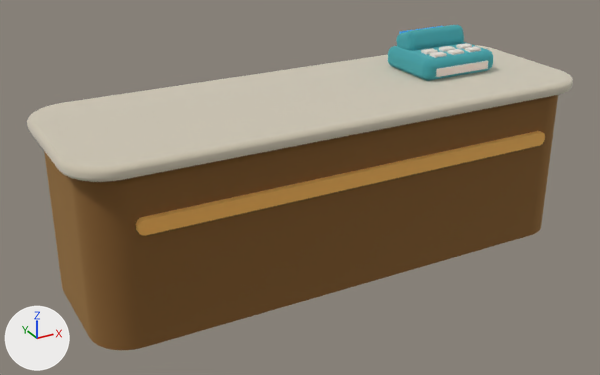
One commit to the glTF model Assets/Models/Counter.glb: the scene before it, then after it.
One viewpoint serves both versions: a 50 mm lens placed at (-1.91, -3.27, 2.01), pointed at (-0.11, -0.01, 0.38). The lights are fixed; the arrows at lower left show +X, +Y and +Z. The older version comes first. Where no turn or scale is listed for an object, it has been applied to the vertices. Vertices at exactly the same position are counted once.

In view in the first picture: 'counterBase', 'counterTop', 'counterTrim', 'registerBody', 'registerBody.001', 'registerKeys', 'screenGlow' and 6 more.
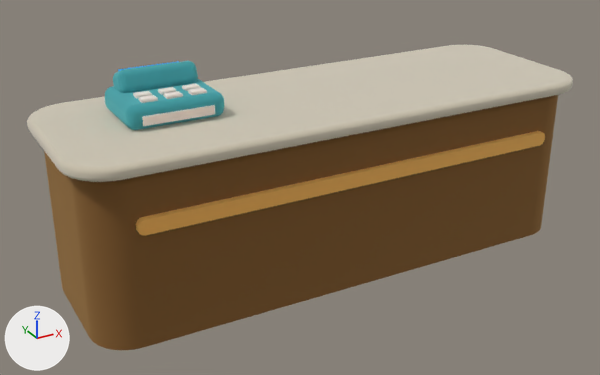
Boxes (x1, y1, x2, y2) around the edits, measured in the pictures (600 x 375 px):
'registerBody', moved: before (388, 42, 493, 81); after (105, 79, 224, 130)
'registerBody.001', moved: before (396, 25, 464, 51); after (113, 61, 198, 93)
'registerKeys', moved: before (436, 61, 488, 77); after (142, 105, 215, 126)
'screenGlow', moved: before (399, 26, 442, 34); after (118, 61, 179, 71)

What the commit changed:
me_registerbody is used by ob_registerbody; location (0.0, 0.0, 0.0).
me_registerbody had 312 vertices, 620 faces and spanned x 0.53..0.97, y -0.12..0.24, z 0.84..0.95.
me_registerbody now has 312 vertices, 620 faces and spans x -0.97..-0.53, y -0.12..0.24, z 0.84..0.95.
me_registerbody part 1: the whole mesh is moved by (-1.5, 0.0, 0.0).
me_registerbody_001 is used by ob_registerbody_001; location (0.0, 0.0, 0.0).
me_registerbody_001 had 312 vertices, 620 faces and spanned x 0.57..0.93, y 0.075..0.225, z 0.909..1.041.
me_registerbody_001 now has 312 vertices, 620 faces and spans x -0.93..-0.57, y 0.075..0.225, z 0.909..1.041.
me_registerbody_001 part 2: the whole mesh is moved by (-1.5, 0.0, 0.0).
Object 'registerKeys' (ob_registerkeys) moves from (0.75, -0.122, 0.885) to (-0.75, -0.122, 0.885).
Object 'screenGlow' (ob_screenglow) moves from (0.75, 0.22, 0.982) to (-0.75, 0.22, 0.982).
